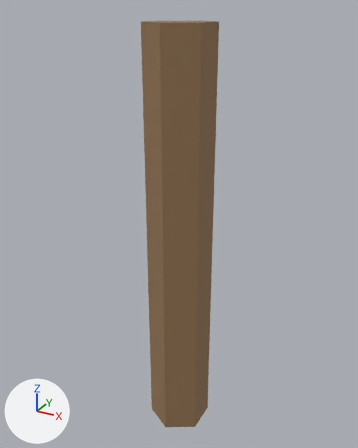
The glTF model assets/3d/models/pen_fence_00.glb: old version first, new version second.
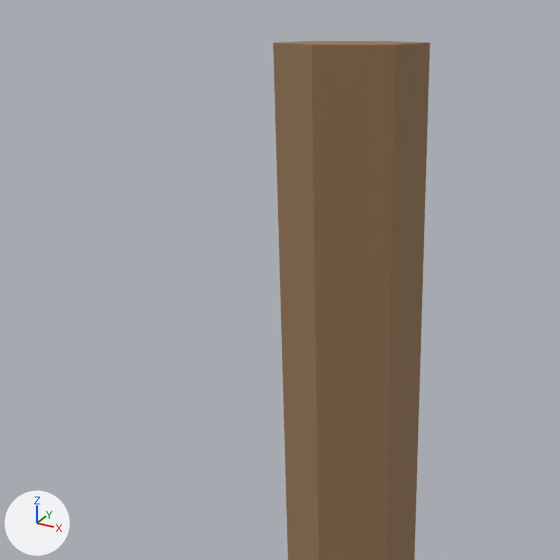
Each version appears first whole from a 50 mm camera at (0.46, -0.84, 0.925) aimed at (-0.011, 0.017, 0.496), and next in a close-up on the part from 1% to 79% of the width and 0% to 63% of the height. Lighting does not change. The marker at lower left points along +X, +Y and +Z. The last two pictures show the newer version. Vertices at exactly the same position are counted once.

In view in the first close-up: 'pen_fence_00'.
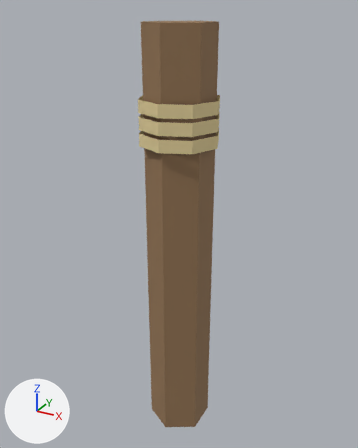
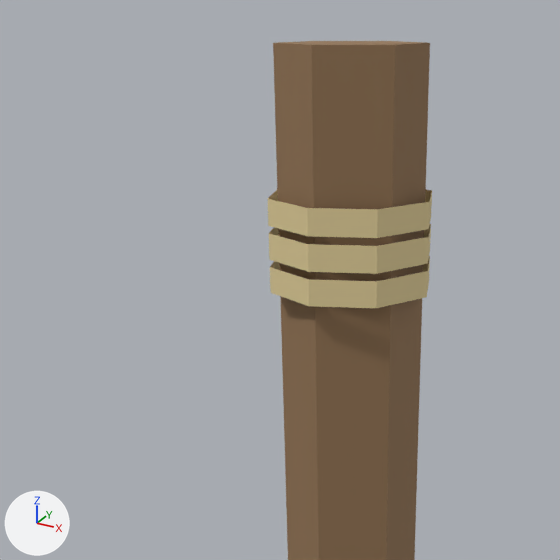
Changed parts and their boxes [x1, y1, x2, y2] in the close-ups (560 x 560 px):
'pen_fence_00', reshaped
    before: [273, 41, 430, 560]
    after: [268, 41, 432, 560]
part 1 of me_pen_fence_00, added (beige)
    after: [270, 256, 430, 308]
part 2 of me_pen_fence_00, added (beige)
    after: [269, 224, 431, 274]
part 3 of me_pen_fence_00, added (beige)
    after: [268, 189, 432, 238]

Diff of the bpy script that builds the scene:
```diff
--- a/assets/3d/models/pen_fence_00.glb.py
+++ b/assets/3d/models/pen_fence_00.glb.py
@@ mat_thatch @@
+mat_thatch = principled_material('thatch')
+mat_thatch.base_color = (0.78, 0.64, 0.33)  # beige #e5d19b
+mat_thatch.roughness = 0.85
@@ me_pen_fence_00 @@
 # used by ob_pen_fence_00; location = (0.0, 0.0, 0.0)
-me_pen_fence_00.from_pydata(...)  # 12 vertices, 20 faces; spans x -0.061..0.061, y -0.07..0.07, z 0.0..0.9
+me_pen_fence_00.from_pydata(...)  # 60 vertices, 68 faces; spans x -0.081..0.081, y -0.081..0.081, z 0.0..0.9
+# me_pen_fence_00 part 1: a new loose piece of 16 vertices spanning x -0.081..0.081, y -0.081..0.081, z 0.678..0.703, in mat_thatch (beige #e5d19b)
+# me_pen_fence_00 part 2: a new loose piece of 16 vertices spanning x -0.081..0.081, y -0.081..0.081, z 0.71..0.735, in mat_thatch (beige #e5d19b)
+# me_pen_fence_00 part 3: a new loose piece of 16 vertices spanning x -0.081..0.081, y -0.081..0.081, z 0.742..0.767, in mat_thatch (beige #e5d19b)
 me_pen_fence_00.materials.append(mat_trunk)
+me_pen_fence_00.materials.append(mat_thatch)  # beige #e5d19b
```
